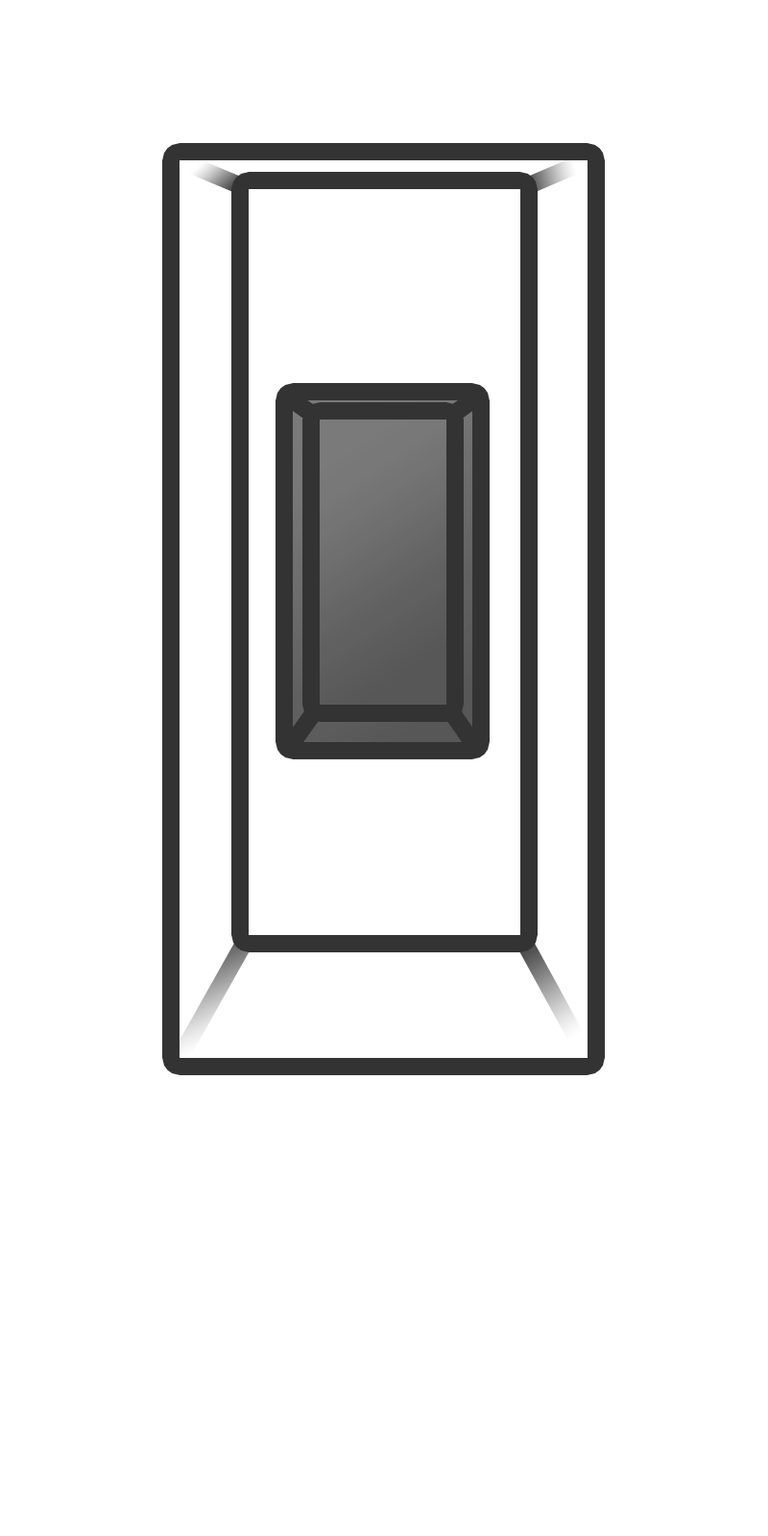
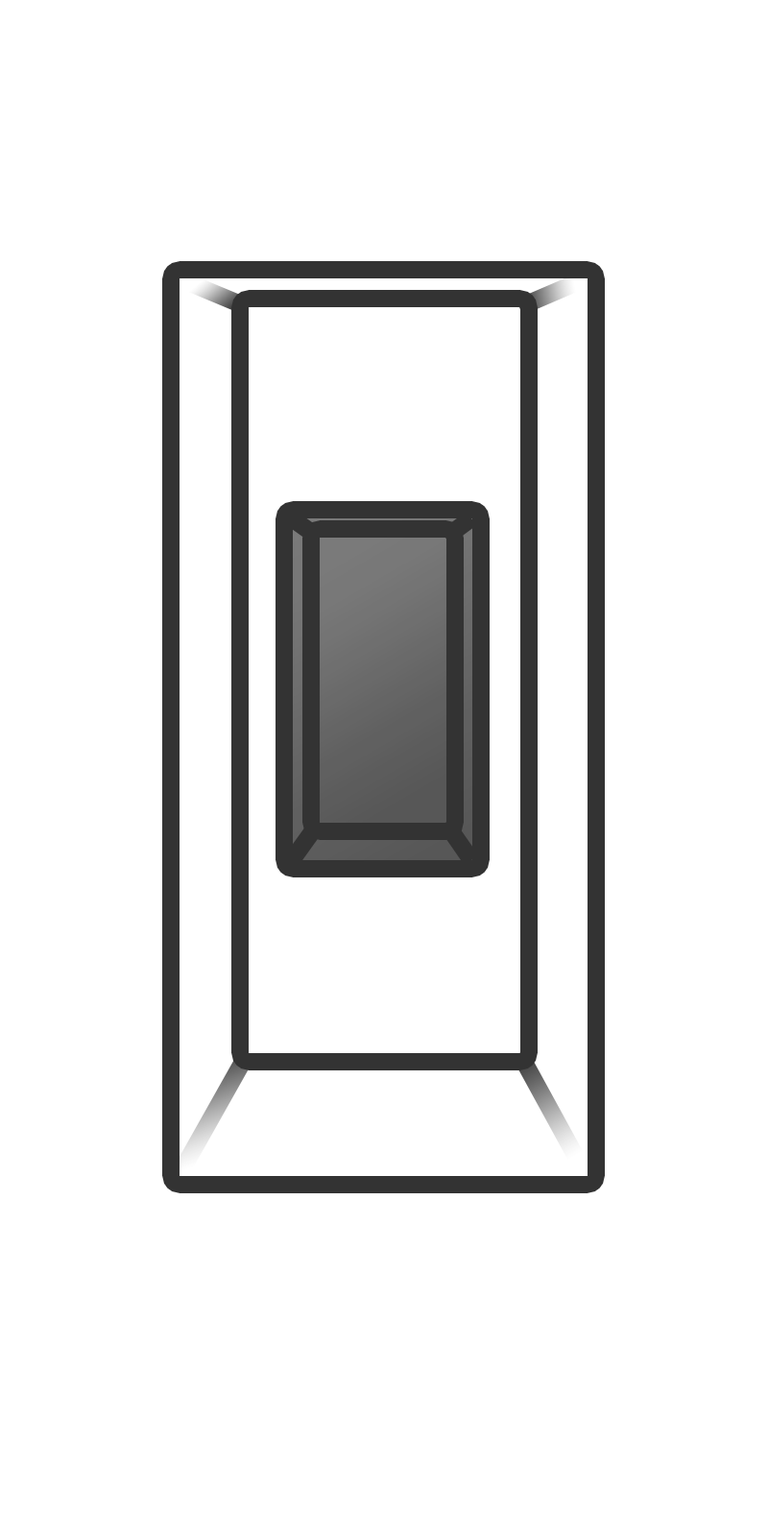
Before/after of a 768×1536 layered artwork. What changed in the layer stack:
painted on "Layer 16" over bbox(287, 392, 327, 546)
painted on "Layer 15" over bbox(440, 392, 480, 546)
painted on "Layer 14" over bbox(438, 698, 481, 866)
painted on "Layer 13" over bbox(285, 698, 329, 866)
painted on "Rectangle 1 copy", unmasked it over bbox(319, 419, 447, 823)
painted on "Rectangle 1", unmasked it over bbox(292, 400, 473, 861)
painted on "Layer 12" over bbox(175, 151, 254, 311)
painted on "Layer 11" over bbox(516, 151, 593, 311)
painted on "Layer 10" over bbox(512, 934, 597, 1181)
painted on "Layer 9" over bbox(171, 934, 258, 1181)
painted on "Rectangle 2", unmasked it over bbox(248, 261, 521, 1054)
painted on "Bottom", unmasked it over bbox(179, 160, 588, 1170)
